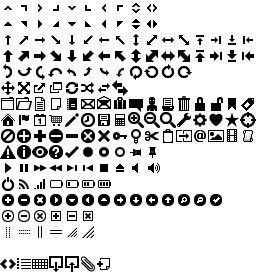
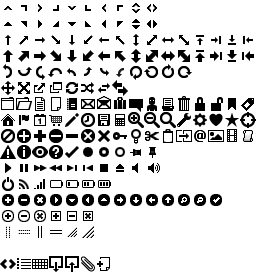
Layer changes from the first 256px x 272px image to the second:
painted on "document-b" over (51, 97, 61, 111)
painted on "new-document" over (100, 257, 110, 271)
